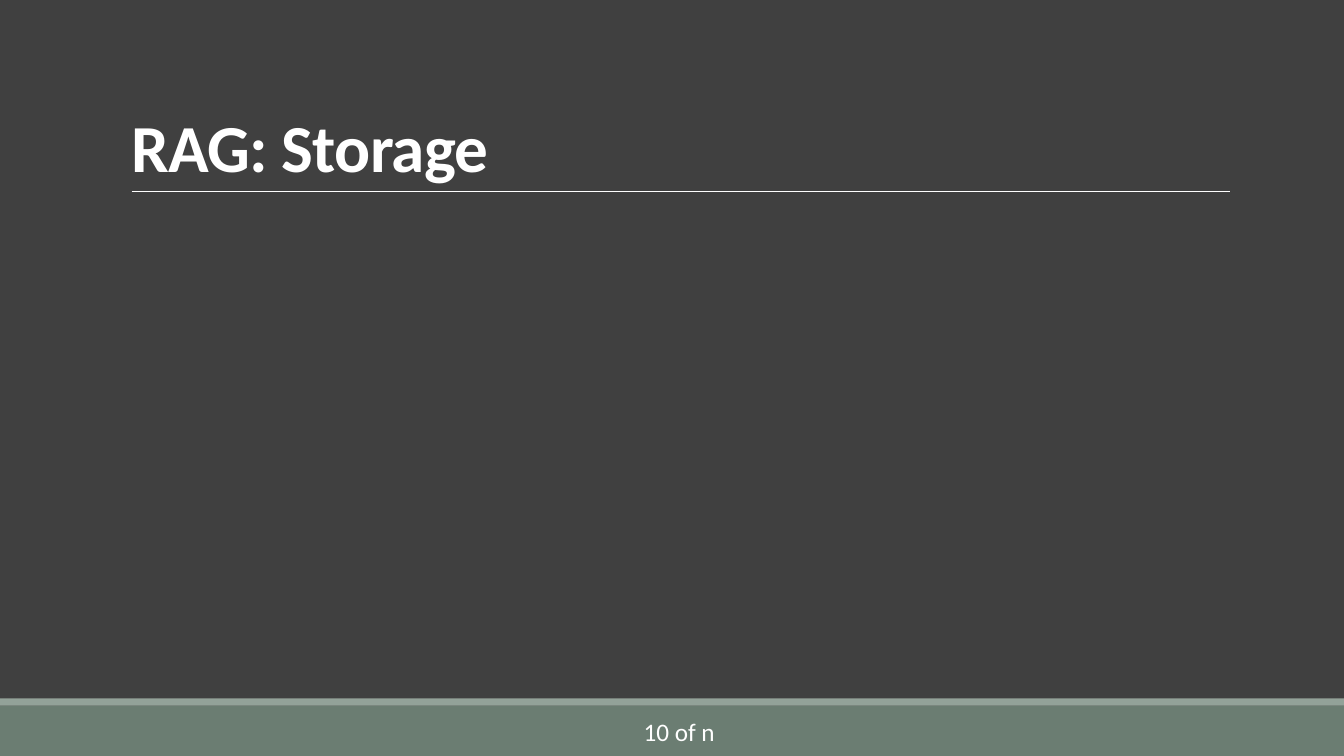
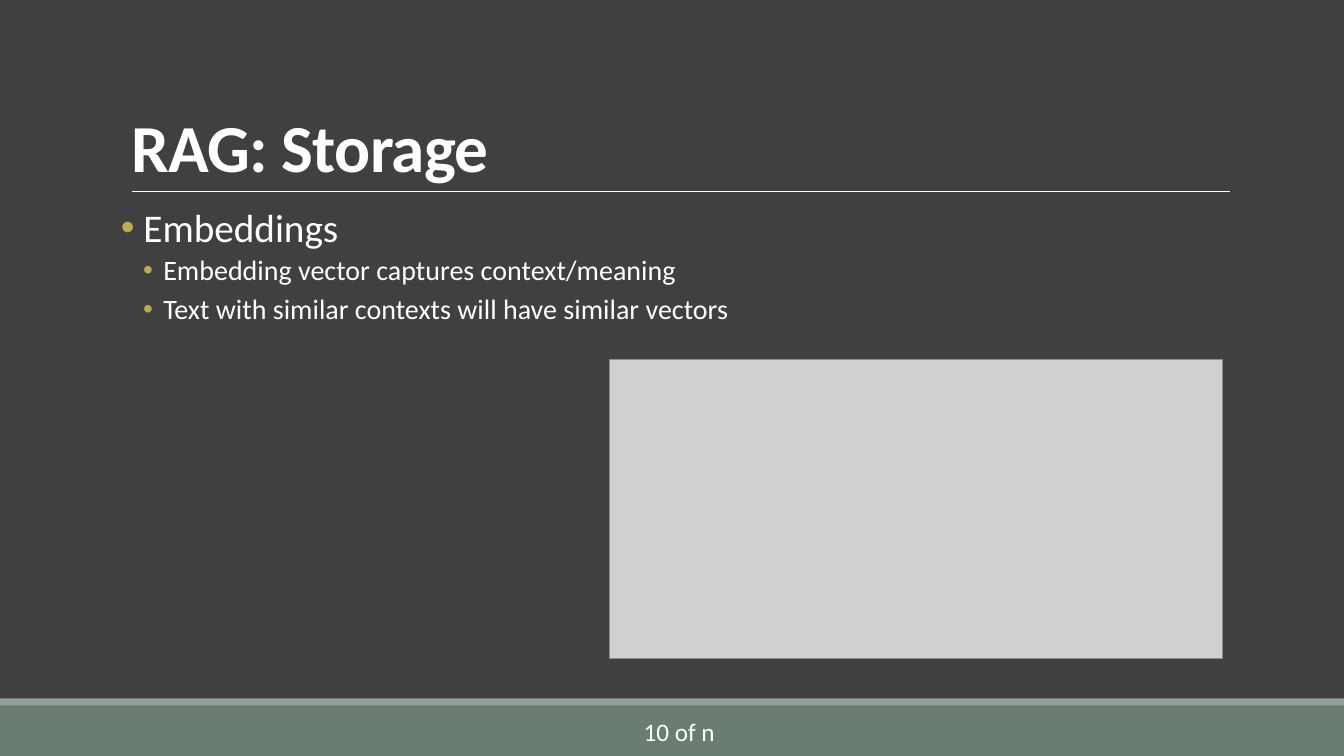
Before and after one commit to AlirezaSaei1/NLP-Assignments, a slide deck: slide 18 of Presentation/Slides/Presentation.pptx (slide 17 before the commit). Drawn at 1344x756 pixels with LibreOffice and Linux fonts; fonts in the diff are those of the drawing; grey boxes stand for pictures. Boxes give left, top, right and bottom in pixels: in the first picture for what was removed or moved away, otherwise in the second. Text is boxed around its words. In the diff, an @@ line names an element or a change of style, - is before the commit and + after.

```diff
--- a/Presentation/Slides/Presentation.pptx
+++ b/Presentation/Slides/Presentation.pptx
@@ text added at [143,214,728,319], 20 pt, text #FFFFFF @@
+• Embeddings
+  • Embedding vector captures context/meaning
+  • Text with similar contexts will have similar vectors
@@ picture added at [610,360,1223,659] @@
```
Also in this commit, not shown: 1 other slide changed, 2 slides added.
